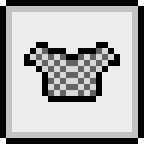
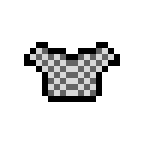
Layered file, before and after one edit (144px x 144px). Changes by layer:
hid "Layer 1" over box(0, 0, 144, 144)
